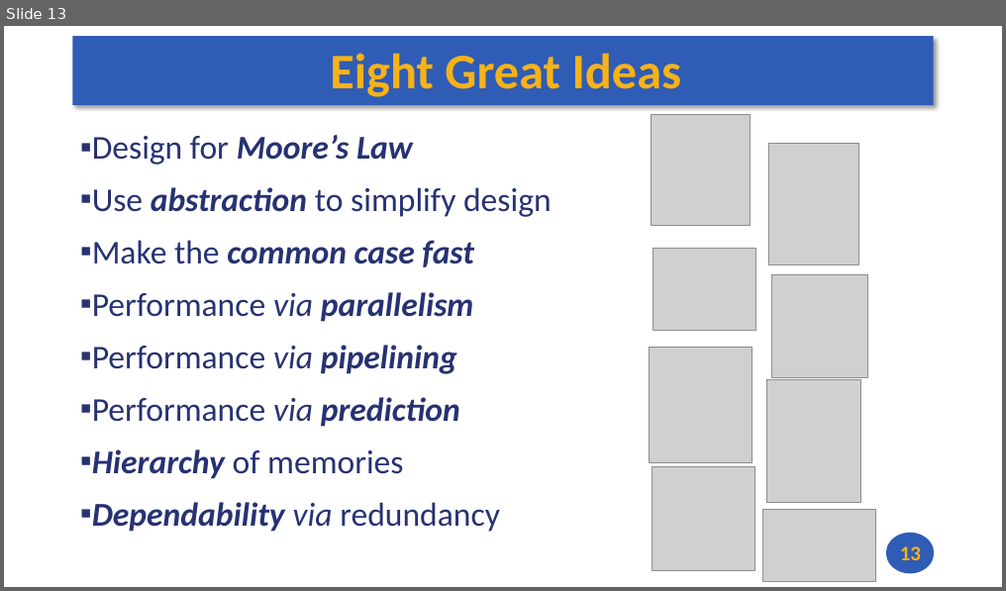
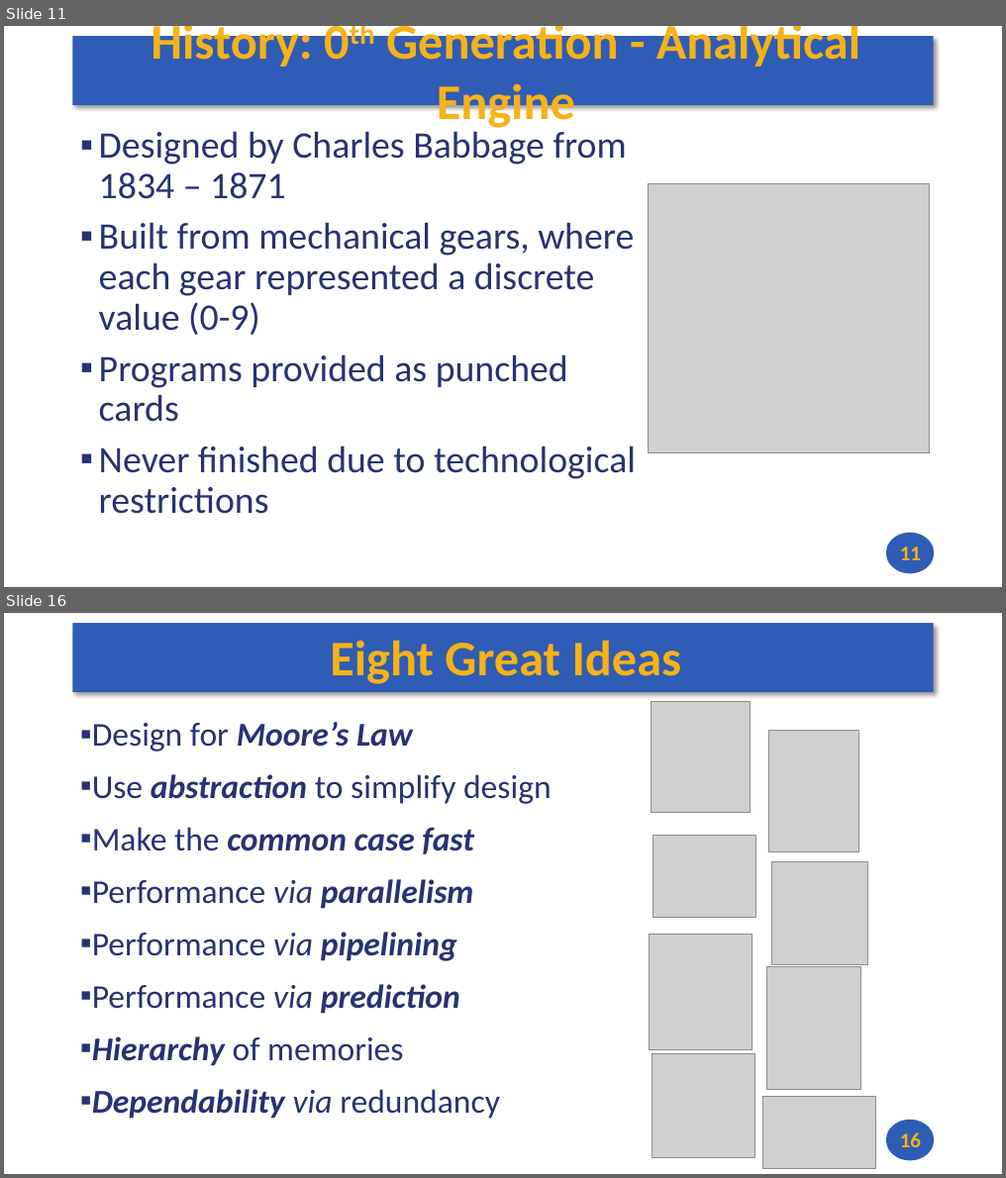
Before and after one commit to andrewt0301/hse-acos-course, a slide deck: docs/part1ca/01_Introduction/CA_Lecture_01.pptx. Shown one above the other, each under a label of ours: slide 13 before the commit, slides 11 and 16 after it; the slides between them are not shown. The pictures are 1006x591 and 1006x1178 pixels, drawn with LibreOffice and Linux fonts; fonts in the diff are those of the drawing; grey boxes stand for pictures. Boxes give left, top, right and bottom in pixels: in the first picture for what was removed or moved away, otherwise in the second. Text is boxed around its words. In the diff, an @@ line names an element or a change of style, - is before the commit and + after.

```diff
--- a/docs/part1ca/01_Introduction/CA_Lecture_01.pptx
+++ b/docs/part1ca/01_Introduction/CA_Lecture_01.pptx
@@ slide 11 added at [4, 26, 1002, 587], background #FFFFFF; not listed: 2 template elements that a slide beside it also shows @@
@@ title added at [151, 26, 860, 130], 48 pt, text #F7B217, bold @@
+History: 0th Generation - Analytical Engine
@@ text added at [99, 127, 636, 514], 36 pt, text #273272 @@
+▪ Designed by Charles Babbage from 1834 – 1871
+▪ Built from mechanical gears, where each gear represented a discrete value (0-9)
+▪ Programs provided as punched cards
+▪ Never finished due to technological restrictions
@@ picture added at [648, 183, 930, 453] @@
@@ page number added at [900, 547, 921, 561], 20 pt, text #F7B217, bold @@
+11
@@ what was slide 13 is now slide 16 @@
@@ page number at [900, 1133, 921, 1148]: text changed @@
-13
+16
```
Also in this commit, not shown: 1 slide changed, 4 other slides added, 2 slides removed, 1 other file.
